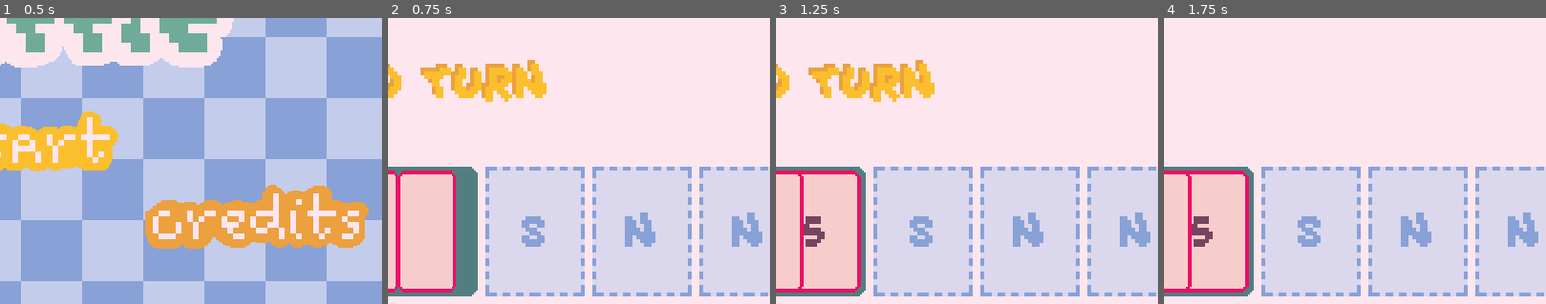
Above: before the commit, frames 1-4 (left to right).
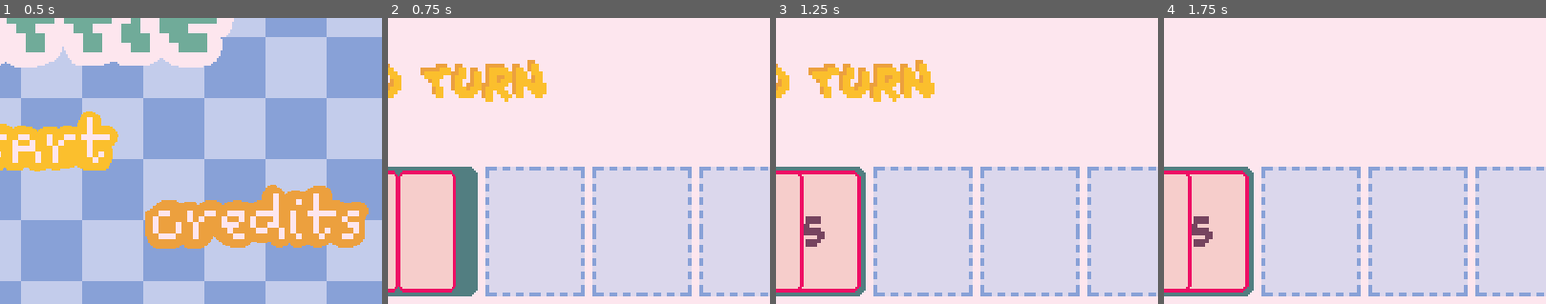
Above: after the commit, the same moments.

Repository: ajulo-awow/shifty_shuffle_new
Game: Godot game, scene res://scenes/menus/start_menu.tscn
Two runs of this game, one before a commit and one after it. Both use one fixed random seed, a clock stepped at 60 frames per second and the inputs below.
Inputs (mouse positions are % of the whole screen's width and height, from its top left):
- Up to frame 1 (0.5 s): no input
- Up to frame 2 (0.75 s): click (50, 72) at 0.5 s
- Up to frame 3 (1.25 s): no input
- Up to frame 4 (1.75 s): click "END TURN" at 1.25 s
The pictures show only the part of the screen within x 45-95%, y 50-100%; the shares and areas given below are measured in that part.

Frame 1 is identical in both runs. In frame 2, 1.7% of the frame differs, in the area x 35-98%, y 68-80%; in frame 3, 1.7%; in frame 4, 1.7%.

Commit message:
chore: got rid of special slots

Diff:
--- a/scenes/managers/game_manager.tscn
+++ b/scenes/managers/game_manager.tscn
@@ -142,52 +142,19 @@
 
 [node name="player_card_slots" type="Node2D" parent="."]
 
-[node name="special_slot" parent="player_card_slots" instance=ExtResource("10_s6d7f")]
+[node name="player_slot" parent="player_card_slots" instance=ExtResource("10_s6d7f")]
 z_index = -4
 position = Vector2(516.26, 523.705)
 
-[node name="Label" type="Label" parent="player_card_slots/special_slot"]
-offset_left = -52.0
-offset_top = -68.0
-offset_right = 52.0
-offset_bottom = 68.0
-theme = ExtResource("11_jvgr5")
-theme_override_colors/font_color = Color(0.533333, 0.631373, 0.843137, 1)
-text = "S"
-horizontal_alignment = 1
-vertical_alignment = 1
-
-[node name="number_slot" parent="player_card_slots" instance=ExtResource("10_s6d7f")]
+[node name="player_slot_2" parent="player_card_slots" instance=ExtResource("10_s6d7f")]
 z_index = -4
 position = Vector2(627.56, 524)
 script = ExtResource("12_ax18m")
 
-[node name="Label" type="Label" parent="player_card_slots/number_slot"]
-offset_left = -52.0
-offset_top = -68.0
-offset_right = 52.0
-offset_bottom = 68.0
-theme = ExtResource("11_jvgr5")
-theme_override_colors/font_color = Color(0.533333, 0.631373, 0.843137, 1)
-text = "N"
-horizontal_alignment = 1
-vertical_alignment = 1
-
-[node name="number_slot2" parent="player_card_slots" instance=ExtResource("10_s6d7f")]
+[node name="player_slot_3" parent="player_card_slots" instance=ExtResource("10_s6d7f")]
 z_index = -4
 position = Vector2(740.16, 523.16)
 script = ExtResource("12_ax18m")
-
-[node name="Label" type="Label" parent="player_card_slots/number_slot2"]
-offset_left = -52.0
-offset_top = -67.0
-offset_right = 52.0
-offset_bottom = 69.0
-theme = ExtResource("11_jvgr5")
-theme_override_colors/font_color = Color(0.533333, 0.631373, 0.843137, 1)
-text = "N"
-horizontal_alignment = 1
-vertical_alignment = 1
 
 [node name="opp_card_slots" type="Node2D" parent="."]
 
